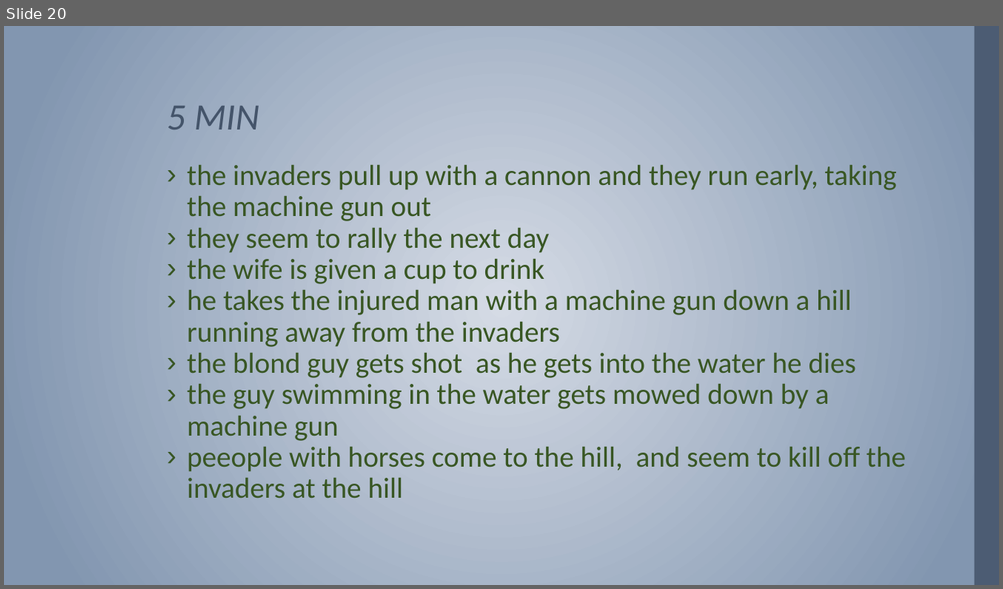
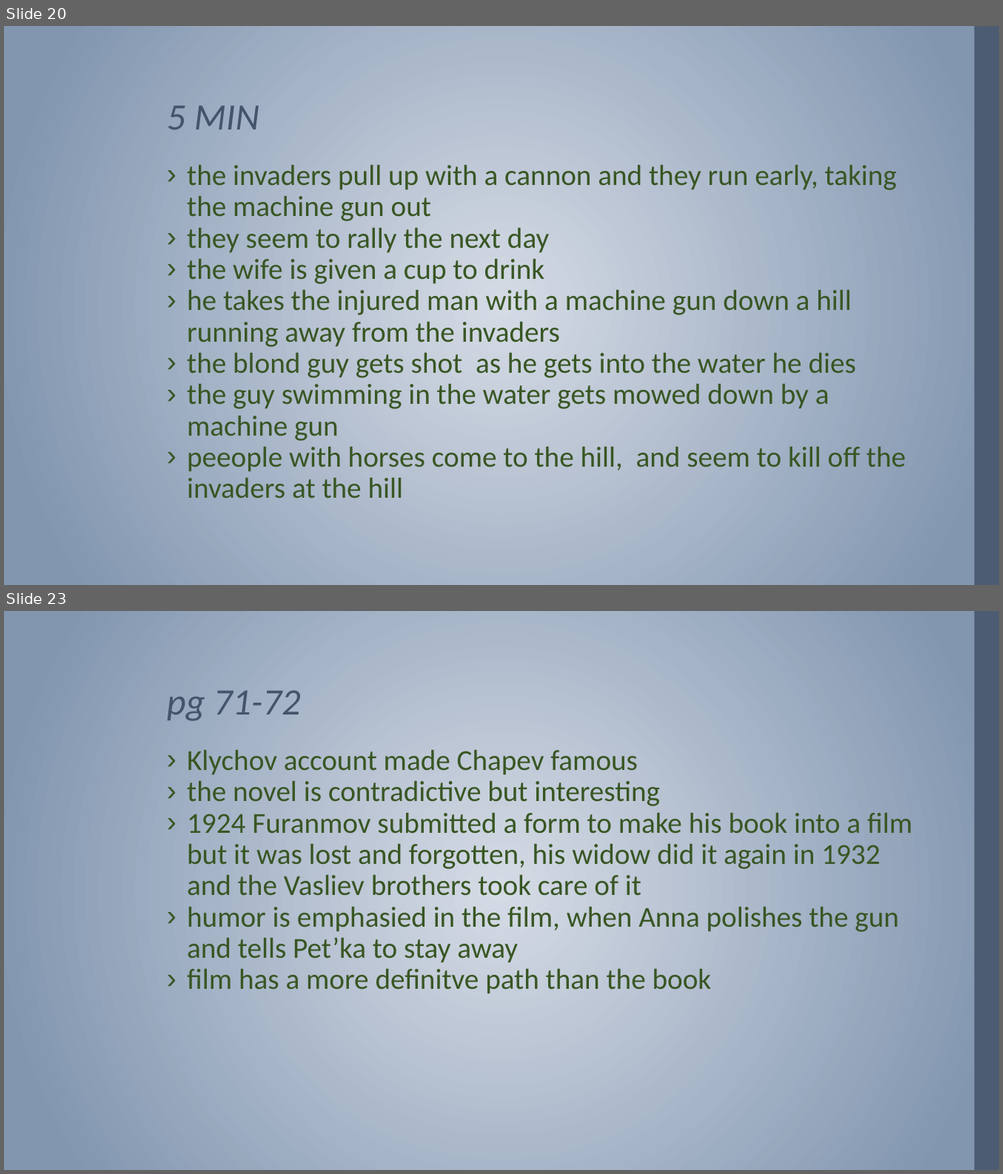
Before and after one commit to MichaelOdumosu57/Spring_2017, a slide deck: Spring 2017 Semester/Music or Arts/ARUS HW/14 ARUS HW/ARUS 280 HW #14.pptx. Shown one above the other, each under a label of ours: slide 20 before the commit, slides 20 and 23 after it; the slides between them are not shown. The pictures are 1003x589 and 1003x1174 pixels, drawn with LibreOffice and Linux fonts; fonts in the diff are those of the drawing; background and template pictures are left out. Boxes give left, top, right and bottom in pixels: in the first picture for what was removed or moved away, otherwise in the second. Text is boxed around its words. In the diff, an @@ line names an element or a change of style, - is before the commit and + after.

```diff
--- a/Spring 2017 Semester/Music or Arts/ARUS HW/14 ARUS HW/ARUS 280 HW #14.pptx
+++ b/Spring 2017 Semester/Music or Arts/ARUS HW/14 ARUS HW/ARUS 280 HW #14.pptx
@@ slide 23 added at (4,611,999,1170), background gradient #D5DBE5 to #8296B0; not listed: 1 template element that a slide beside it also shows @@
@@ title added at (167,690,300,721), 36 pt, text #44546A, italic @@
+pg 71-72
@@ text added at (187,750,912,994), 28 pt, text #385623 @@
+› Klychov account made Chapev famous
+› the novel is contradictive but interesting
+› 1924 Furanmov submitted a form to make his book into a film but it was lost and forgotten, his widow did it again in 1932 and the Vasliev brothers took care of it
+› humor is emphasied in the film, when Anna polishes the gun and tells Pet’ka to stay away
+› film has a more definitve path than the book
```
Also in this commit, not shown: 8 other slides added.
